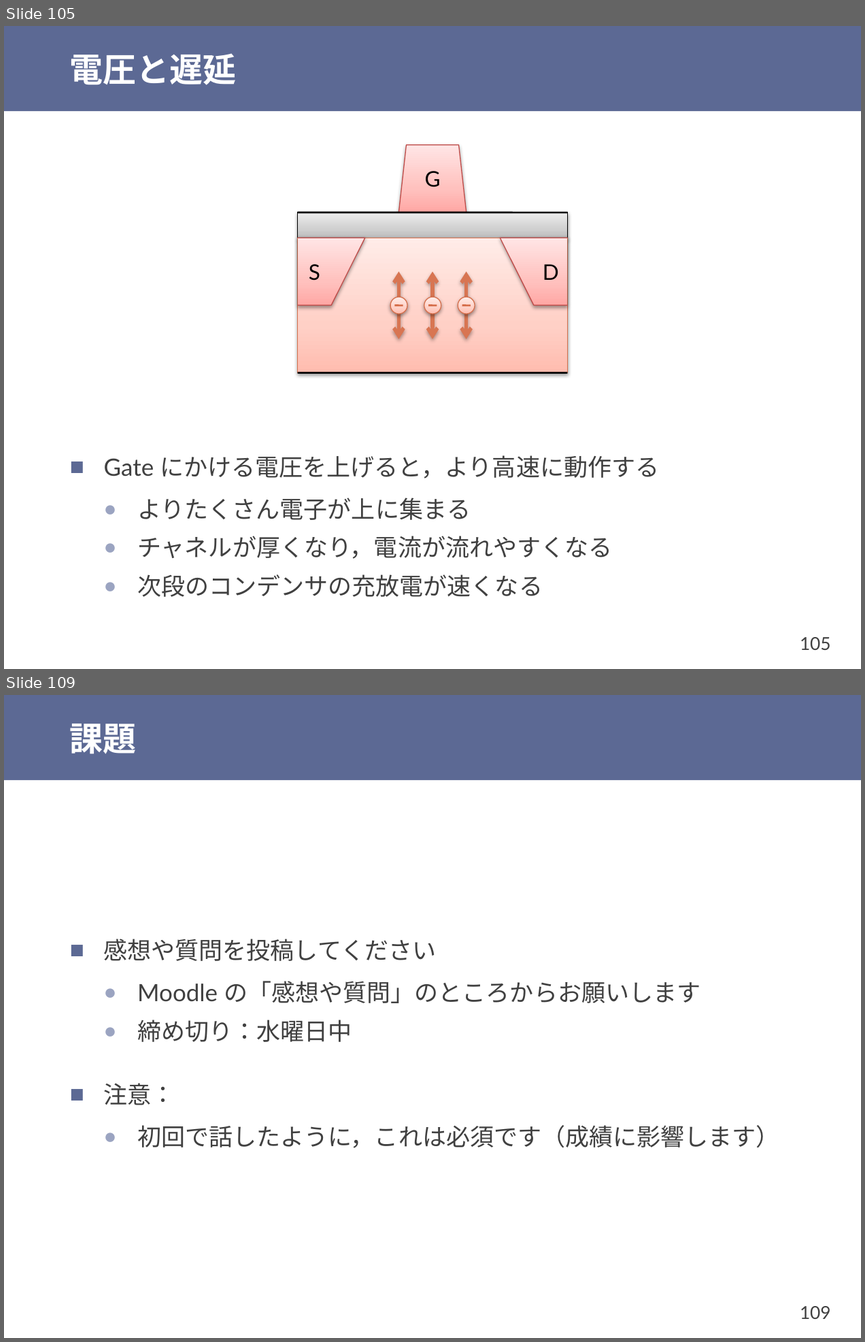
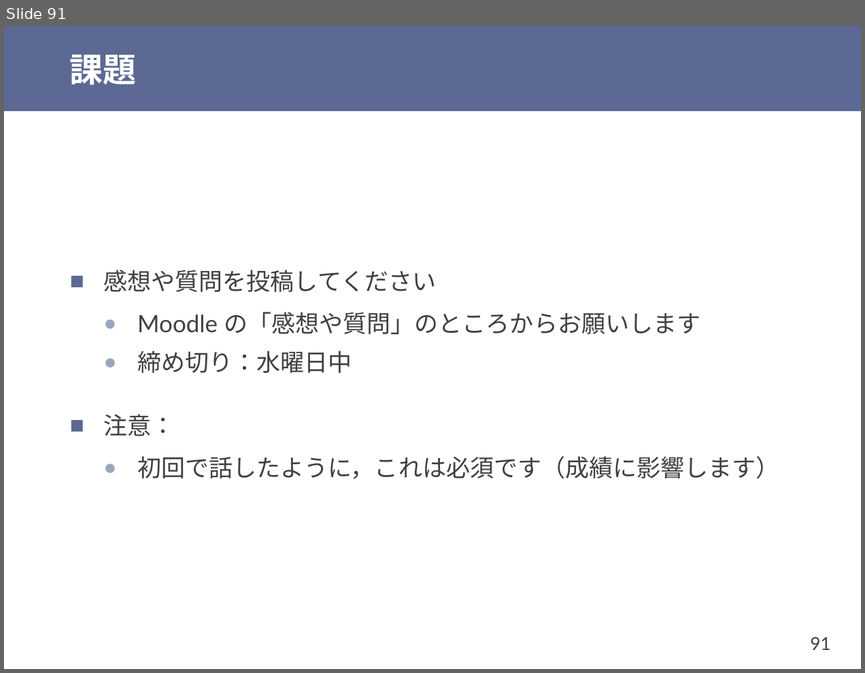
Before and after one commit to shioyadan/otya-computer-architecture-i, a slide deck: cai-shioya-03.pptx. Shown one above the other, each under a label of ours: slides 105 and 109 before the commit, slide 91 after it; the slides between them are not shown. The pictures are 865x1342 and 865x673 pixels, drawn with LibreOffice and Linux fonts; fonts in the diff are those of the drawing. Boxes give left, top, right and bottom in pixels: in the first picture for what was removed or moved away, otherwise in the second. Text is boxed around its words. In the diff, an @@ line names an element or a change of style, - is before the commit and + after.

```diff
--- a/cai-shioya-03.pptx
+++ b/cai-shioya-03.pptx
@@ slide 105 removed at bbox=[4, 26, 861, 669], background #FFFFFF; not listed: 2 template elements that a slide beside it also shows @@
@@ title removed at bbox=[70, 53, 237, 85] @@
-電圧と遅延
@@ freeform shape removed at bbox=[399, 145, 466, 213] @@
@@ text removed at bbox=[425, 171, 441, 187] @@
-G
@@ rectangle removed at bbox=[298, 213, 568, 238] @@
@@ line removed from (298, 213) to (567, 213) @@
@@ rectangle removed at bbox=[298, 237, 568, 372] @@
@@ freeform shape removed at bbox=[298, 237, 366, 305] @@
@@ freeform shape removed at bbox=[500, 237, 568, 305] @@
@@ text removed at bbox=[309, 264, 320, 280] @@
-S
@@ text removed at bbox=[543, 264, 559, 280] @@
-D
@@ double arrow removed from (399, 271) to (399, 339) @@
@@ double arrow removed from (432, 271) to (432, 339) @@
@@ double arrow removed from (466, 271) to (466, 339) @@
@@ group removed at bbox=[390, 297, 475, 314]: 3 ellipses, 3 lines @@
@@ line removed from (298, 372) to (567, 372) @@
@@ text removed at bbox=[104, 455, 659, 597] @@
-■ Gate にかける電圧を上げると，より高速に動作する
-  ● よりたくさん電子が上に集まる
-  ● チャネルが厚くなり，電流が流れやすくなる
-  ● 次段のコンデンサの充放電が速くなる
@@ what was slide 109 is now slide 91 @@
@@ page number at bbox=[810, 637, 830, 650]: text changed @@
-109
+91
```
Also in this commit, not shown: 3 slides changed, 25 other slides removed, 4 other files.
